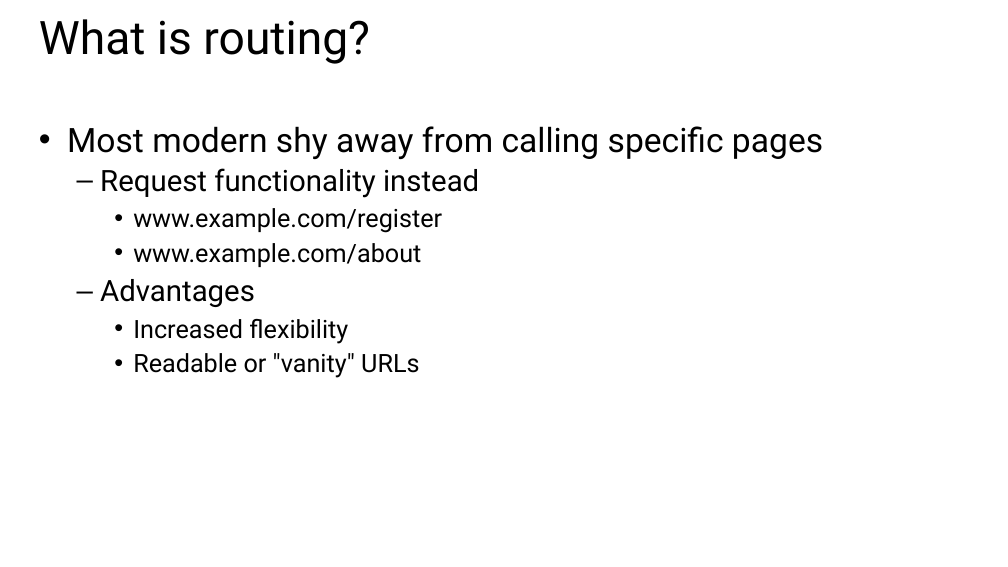
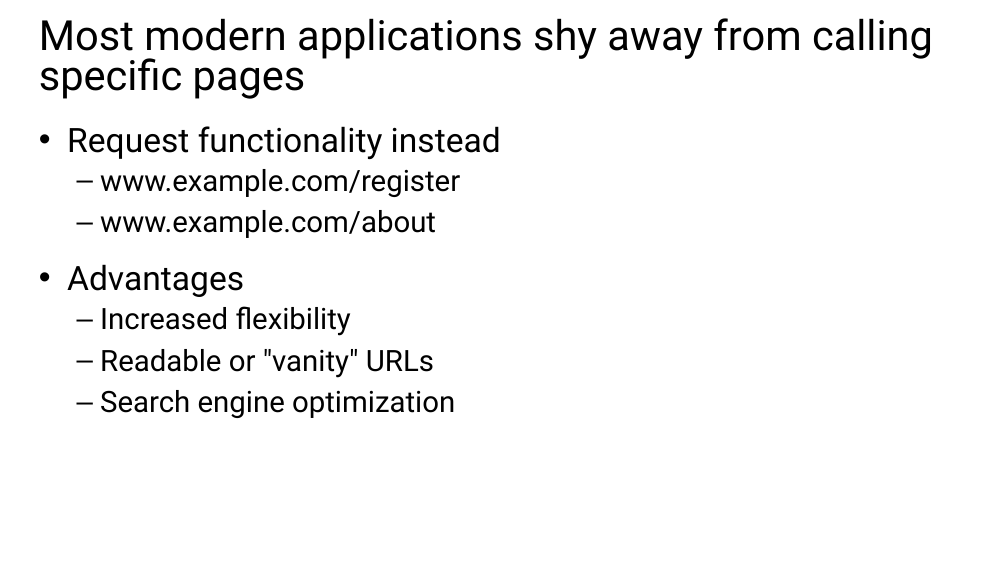
Before and after one commit to GeekTrainer/Flask, a slide deck: slide 16 of Slides/Module 2 - Creating web pages in Flask.pptx (slide 15 before the commit). Drawn at 1008x567 pixels with LibreOffice and Linux fonts; fonts in the diff are those of the drawing. Boxes give left, top, right and bottom in pixels: in the first picture for what was removed or moved away, otherwise in the second. Text is boxed around its words. In the diff, an @@ line names an element or a change of style, - is before the commit and + after.

Commit message:
Slide work

```diff
--- a/Slides/Module 2 - Creating web pages in Flask.pptx
+++ b/Slides/Module 2 - Creating web pages in Flask.pptx
@@ title at (39, 18, 933, 99): text changed; size 44 to 39.6 pt @@
-What is routing?
+Most modern applications shy away from calling specific pages
@@ text at (67, 126, 823, 159): paragraph removed @@
-• Most modern shy away from calling specific pages
@@ text at (67, 126, 501, 378): size 28 to 32 pt in "Request functionality instead", "Advantages"; size 24 to 28 pt in "www.example.com/register", "www.example.com/about", "Increased flexibility", "Readable or "vanity" URLs"; bullet – to •; list level 2 to 1 in "Request functionality instead"; bullet • to –; list level 3 to 2 in "www.example.com/register"; list level 3 to 2 in "www.example.com/about"; list level 2 to 1 in "Advantages"; list level 3 to 2 in "Increased flexibility"; list level 3 to 2 in "Readable or "vanity" URLs" @@
@@ text at (100, 390, 455, 418): paragraph added @@
+  – Search engine optimization
```
Also in this commit, not shown: 2 other slides changed, 4 slides added, 1 slide removed, 2 other files.
